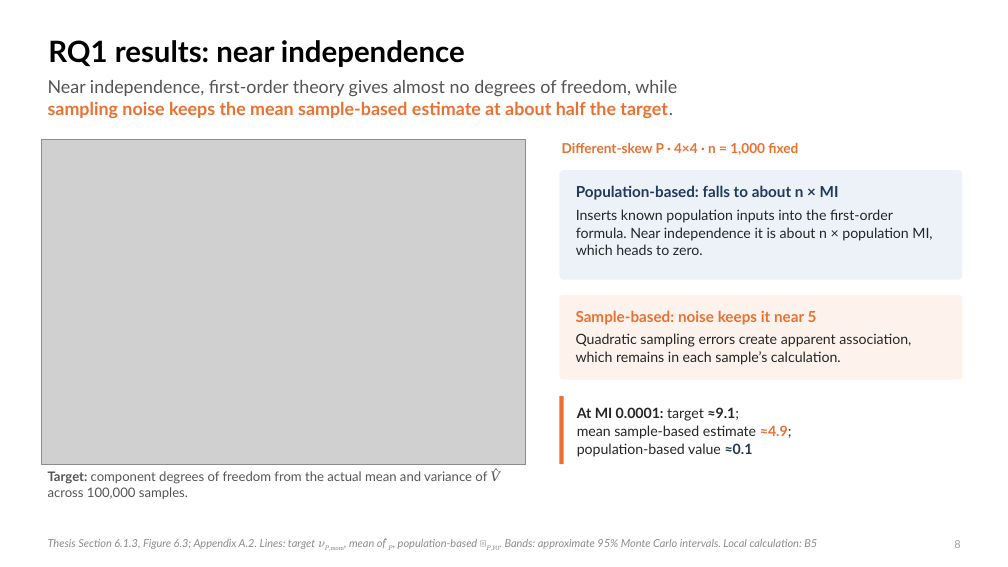
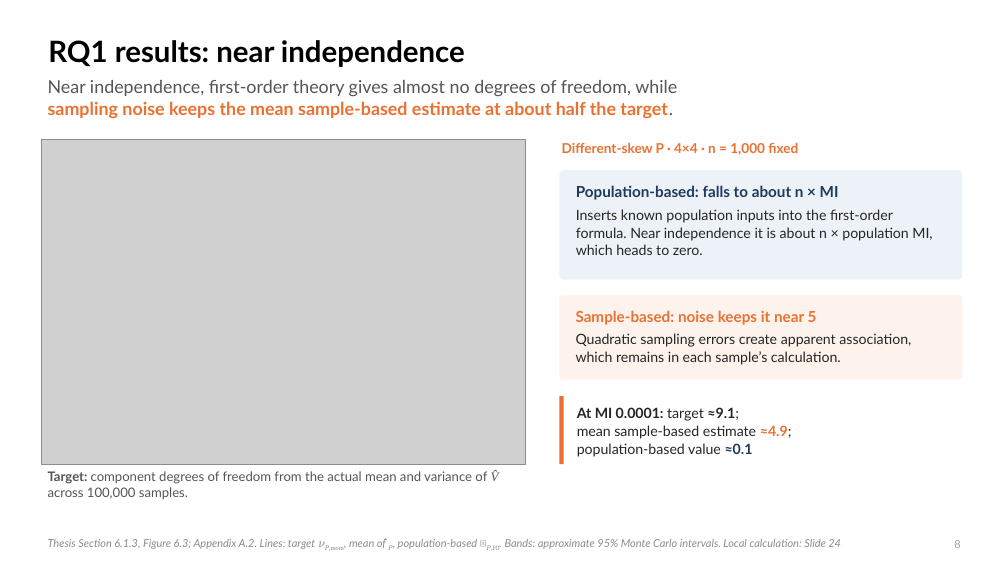
Before and after one commit to dzhao61/MCSResearchSimulations, a slide deck: slide 8 of Thesis Presentation/Daniel_Zhao_Welch_MI_Presentation.pptx. Drawn at 1008x567 pixels with LibreOffice and Linux fonts; fonts in the diff are those of the drawing; grey boxes stand for pictures. Boxes give left, top, right and bottom in pixels: in the first picture for what was removed or moved away, otherwise in the second. Text is boxed around its words. In the diff, an @@ line names an element or a change of style, - is before the commit and + after.

```diff
--- a/Thesis Presentation/Daniel_Zhao_Welch_MI_Presentation.pptx
+++ b/Thesis Presentation/Daniel_Zhao_Welch_MI_Presentation.pptx
@@ text at bbox=[48, 538, 841, 550]: text changed @@
-Thesis Section 6.1.3, Figure 6.3; Appendix A.2. Lines: target 𝜈𝑃,mom, mean of 𝜈̂𝑃, population-based 𝜈𝑃,FO. Bands: approximate 95% Monte Carlo intervals. Local calculation: B5
+Thesis Section 6.1.3, Figure 6.3; Appendix A.2. Lines: target 𝜈𝑃,mom, mean of 𝜈̂𝑃, population-based 𝜈𝑃,FO. Bands: approximate 95% Monte Carlo intervals. Local calculation: Slide 24
```
Also in this commit, not shown: 24 other slides changed, 6 slides added, 3 slides removed, 14 other files.
